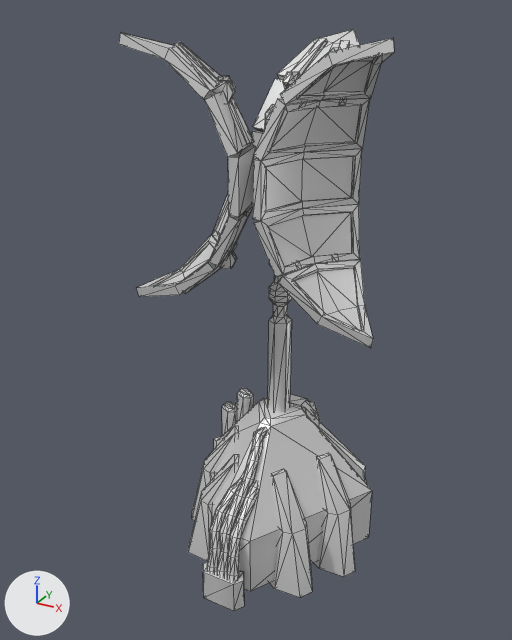
The glTF model glb/legarad.glb as it was, and as the next commit left it.
One viewpoint serves both versions: a camera (50 mm lens) standing at (55.3, -109.8, 102.1) and looking at (-4.3, -1.5, 48.0). Arrows for +X, +Y and +Z are at lower left; the lights stay in place. The first picture is the older version. Mesh edges are drawn as thin lines.

In view in the first picture: 'base', 'dishATop1', 'dishATop2', 'dishB', 'dishBBot1', 'dishBBot2', 'dishBTop1', 'dishBTop2', 'dishC', 'dishCBot1', 'dishCBot2', 'dishCTop1', 'dishCTop2', 'pole' and 1 more.
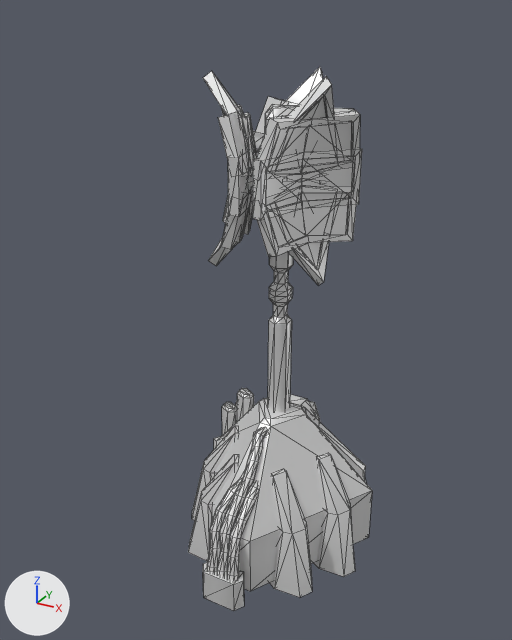
Diff of the bpy script that builds the scene:
```diff
--- a/glb/legarad.glb.py
+++ b/glb/legarad.glb.py
@@ ob_dishatop1 @@
 ob_dishatop1.location = (0.0, 0.0, 0.0)
+ob_dishatop1.rotation_euler = (0.175, 0.0, 0.0)  # degrees (10, 0, 0)
@@ ob_dishatop2 @@
 ob_dishatop2.location = (0.0, 0.0, 0.0)
+ob_dishatop2.rotation_euler = (0.524, 0.0, 0.0)  # degrees (30, 0, 0)
@@ ob_dishbbot1 @@
 ob_dishbbot1.location = (0.0, 0.0, 0.0)
+ob_dishbbot1.rotation_euler = (-0.175, 0.0, 0.0)  # degrees (-10, 0, 0)
@@ ob_dishbbot2 @@
 ob_dishbbot2.location = (0.0, 0.0, 0.0)
+ob_dishbbot2.rotation_euler = (-0.524, 0.0, 0.0)  # degrees (-30, 0, 0)
@@ ob_dishbtop1 @@
 ob_dishbtop1.location = (0.0, 0.0, 0.0)
+ob_dishbtop1.rotation_euler = (0.175, 0.0, 0.0)  # degrees (10, 0, 0)
@@ ob_dishbtop2 @@
 ob_dishbtop2.location = (0.0, 0.0, 0.0)
+ob_dishbtop2.rotation_euler = (0.524, 0.0, 0.0)  # degrees (30, 0, 0)
@@ ob_dishcbot1 @@
 ob_dishcbot1.location = (0.0, 0.0, 0.0)
+ob_dishcbot1.rotation_euler = (-0.175, 0.0, 0.0)  # degrees (-10, 0, 0)
@@ ob_dishcbot2 @@
 ob_dishcbot2.location = (0.0, 0.0, 0.0)
+ob_dishcbot2.rotation_euler = (-0.524, 0.0, 0.0)  # degrees (-30, 0, 0)
@@ ob_dishctop1 @@
 ob_dishctop1.location = (0.0, 0.0, 0.0)
+ob_dishctop1.rotation_euler = (0.175, 0.0, 0.0)  # degrees (10, 0, 0)
@@ ob_dishctop2 @@
 ob_dishctop2.location = (0.0, 0.0, 0.0)
+ob_dishctop2.rotation_euler = (0.524, 0.0, 0.0)  # degrees (30, 0, 0)
```

Pixel boxes [x1, y1, x2, y2] of what changed, in the pictures (512 x 640 px):
'dishCBot1', turned: before [253, 204, 360, 277]; after [251, 187, 357, 256]
'dishCTop1', turned: before [253, 98, 369, 161]; after [251, 110, 360, 178]
'dishCBot2', turned: before [277, 254, 373, 348]; after [272, 180, 341, 285]
'dishCTop2', turned: before [280, 38, 394, 105]; after [272, 77, 343, 180]
'dishBTop2', turned: before [119, 33, 236, 102]; after [203, 71, 256, 192]
'dishBBot2', turned: before [137, 235, 237, 297]; after [208, 168, 253, 266]
'dishATop2', turned (mostly hidden afterwards): before [277, 29, 360, 89]; after [257, 67, 323, 152]
'dishBTop1', turned: before [204, 92, 254, 157]; after [218, 105, 253, 176]
'dishBBot1', turned: before [209, 194, 253, 266]; after [221, 193, 253, 250]
'dishATop1', turned: before [253, 78, 295, 131]; after [254, 96, 354, 149]
